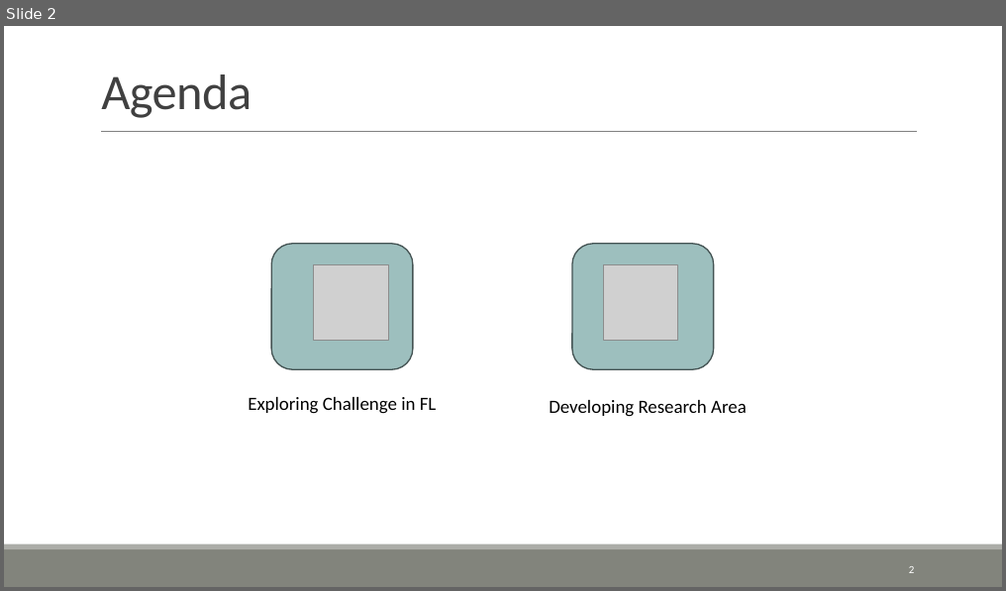
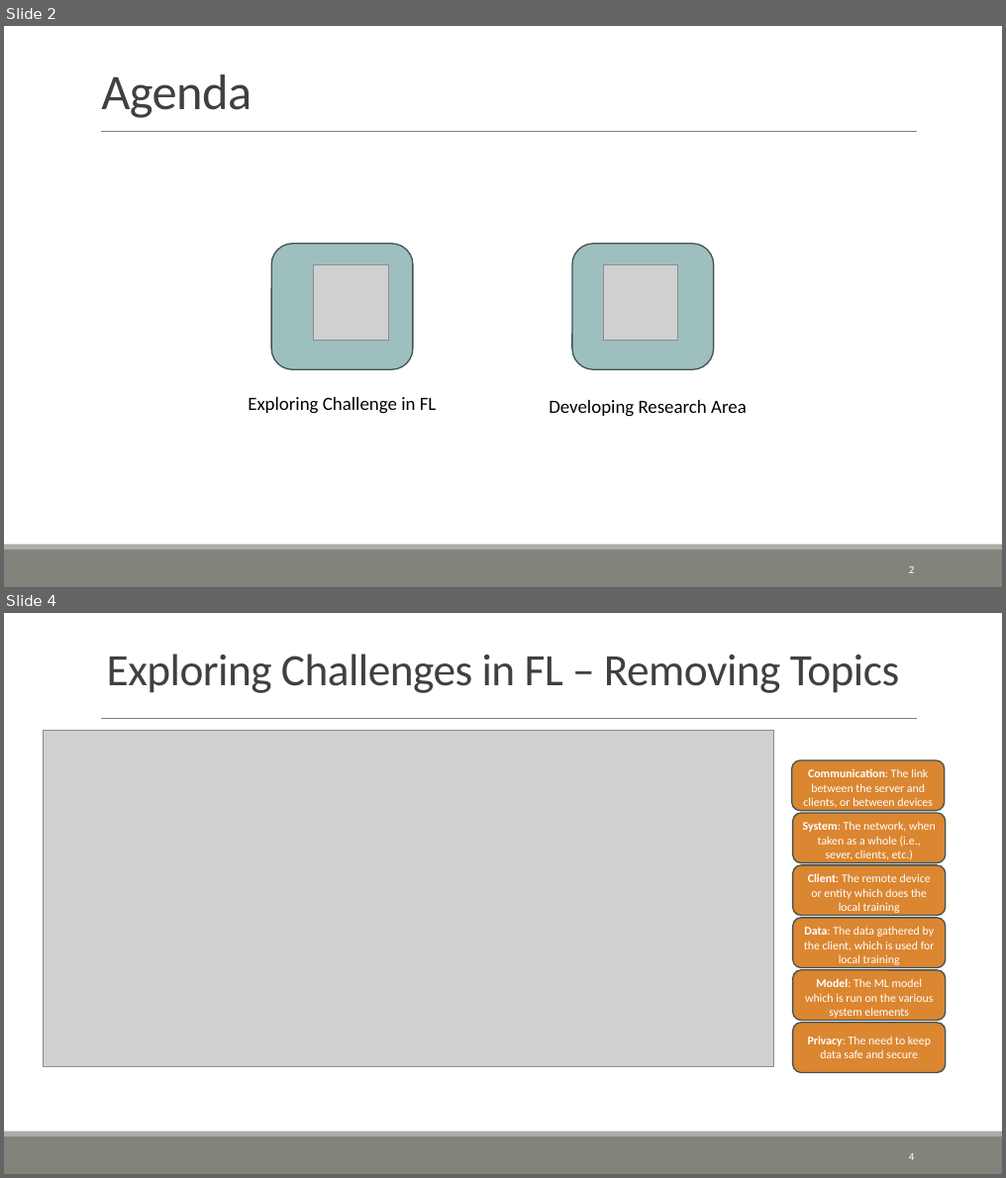
Before and after one commit to ofithcheallaigh/phd, a slide deck: Presentations/Supervisor Meetings/2024/202404XX.pptx. Shown one above the other, each under a label of ours: slide 2 before the commit, slides 2 and 4 after it; the slides between them are not shown. The pictures are 1006x591 and 1006x1178 pixels, drawn with LibreOffice and Linux fonts; fonts in the diff are those of the drawing; grey boxes stand for pictures. Boxes give left, top, right and bottom in pixels: in the first picture for what was removed or moved away, otherwise in the second. Text is boxed around its words. In the diff, an @@ line names an element or a change of style, - is before the commit and + after.

```diff
--- a/Presentations/Supervisor Meetings/2024/202404XX.pptx
+++ b/Presentations/Supervisor Meetings/2024/202404XX.pptx
@@ slide 4 added at [4,613,1002,1174], background #FFFFFF; not listed: 3 template elements that a slide beside it also shows @@
@@ text added at [107,654,899,693], 43.2 pt, text #404040 @@
+Exploring Challenges in FL – Removing Topics
@@ picture added at [43,731,774,1066] @@
@@ rounded rectangle added at [792,761,944,811], fill #DB8631, outline #455453 1.25 pt, 11.2 pt, text #FFFFFF @@
+Communication: The link between the server and clients, or between devices
@@ rounded rectangle added at [793,813,945,863], fill #DB8631, outline #455453 1.25 pt, 11.2 pt, text #FFFFFF @@
+System: The network, when taken as a whole (i.e., sever, clients, etc.)
@@ rounded rectangle added at [793,865,945,916], fill #DB8631, outline #455453 1.25 pt, 11.2 pt, text #FFFFFF @@
+Client: The remote device or entity which does the local training
@@ rounded rectangle added at [793,918,945,967], fill #DB8631, outline #455453 1.25 pt, 11.2 pt, text #FFFFFF @@
+Data: The data gathered by the client, which is used for local training
@@ rounded rectangle added at [793,970,945,1020], fill #DB8631, outline #455453 1.25 pt, 11.2 pt, text #FFFFFF @@
+Model: The ML model which is run on the various system elements
@@ rounded rectangle added at [793,1023,945,1072], fill #DB8631, outline #455453 1.25 pt, 11.2 pt, text #FFFFFF @@
+Privacy: The need to keep data safe and secure
@@ page number added at [909,1154,915,1160], 10.5 pt, text #FFFFFF @@
+4
```
Also in this commit, not shown: 1 slide changed.
